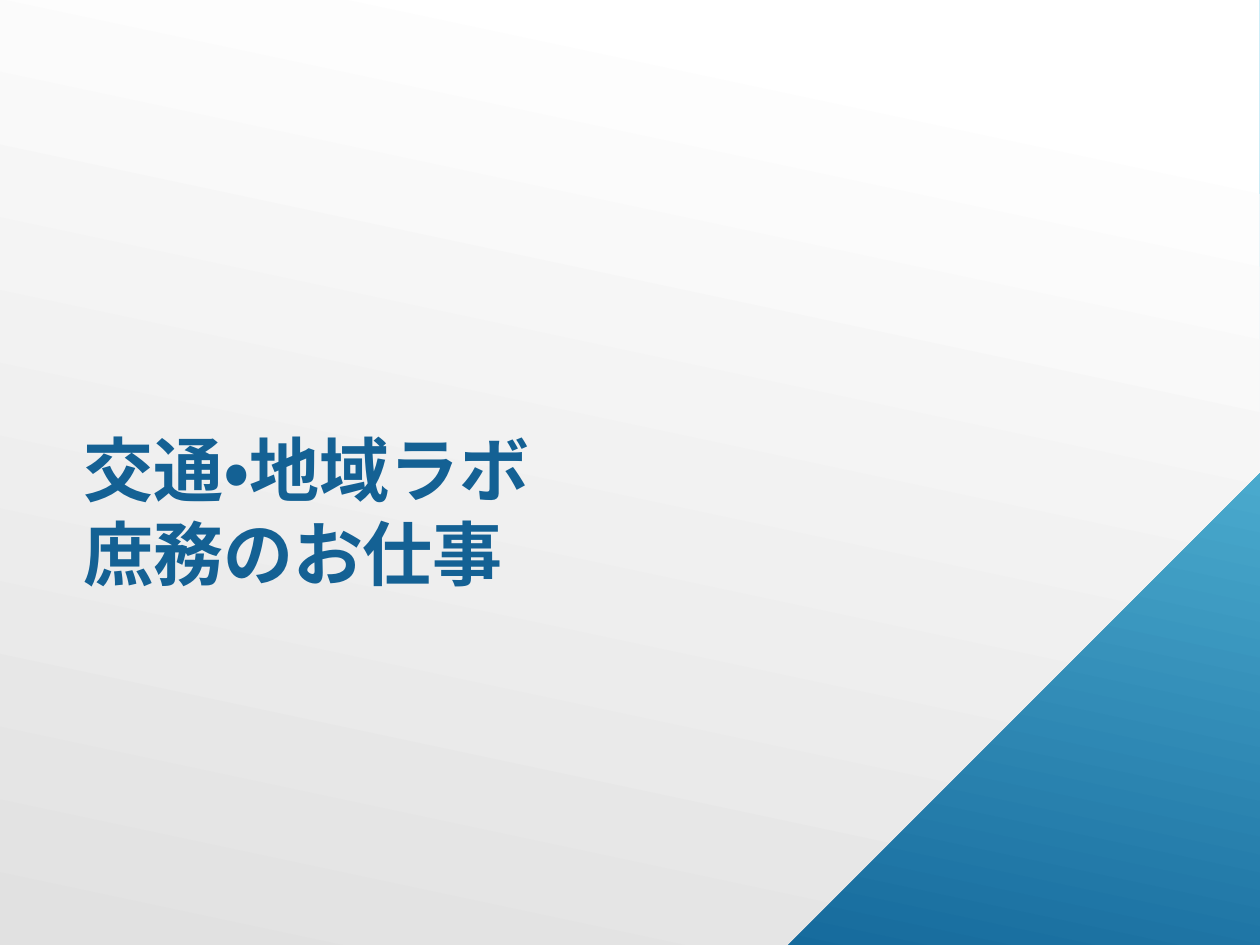
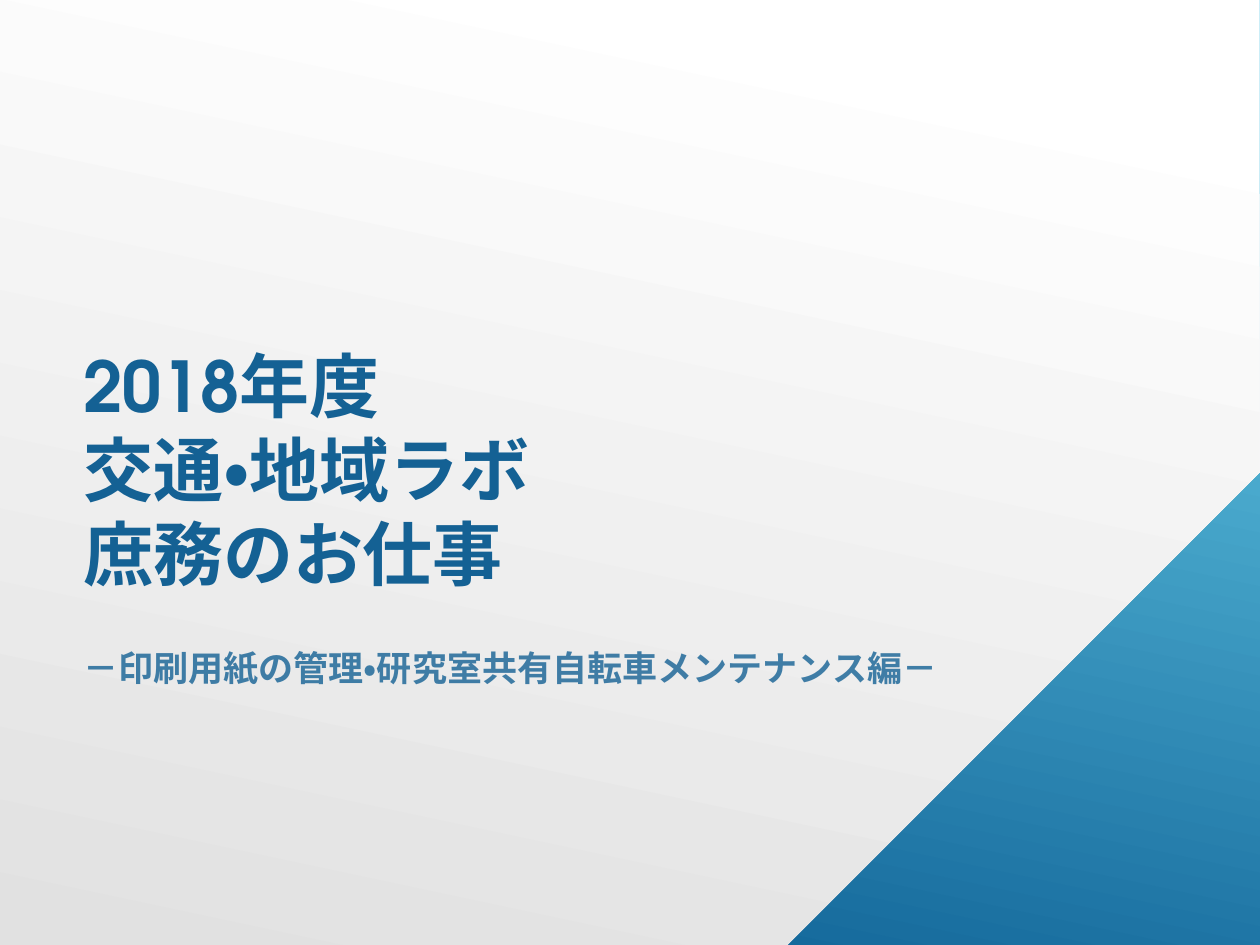
Before and after one commit to whcitizen/citizen-_task, a slide deck: slide 1 of 05_lab_orientation/庶務のお仕事.pptx. Drawn at 1260x945 pixels with LibreOffice and Linux fonts; fonts in the diff are those of the drawing. Boxes give left, top, right and bottom in pixels: in the first picture for what was removed or moved away, otherwise in the second. Text is boxed around its words. In the diff, an @@ line names an element or a change of style, - is before the commit and + after.

Commit message:
20180403 23:43
庶務のお仕事、ほぼ完成版をアップロード

```diff
--- a/05_lab_orientation/庶務のお仕事.pptx
+++ b/05_lab_orientation/庶務のお仕事.pptx
@@ title at [83,352,529,587]: text changed @@
-交通・地域ラボ
-庶務のお仕事
+2018年度
+交通・地域ラボ
+庶務のお仕事
@@ subtitle added at [83,651,937,684], 20 pt, text #146194 at 80% opacity, bold @@
+－印刷用紙の管理・研究室共有自転車メンテナンス編－
```
Also in this commit, not shown: 14 other slides changed, 2 slides added, 2 slides removed.
